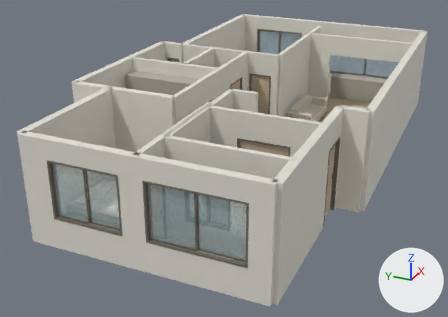
The glTF model examples/floorplan-02/output/space-detailed.gltf: old version first, new version second.
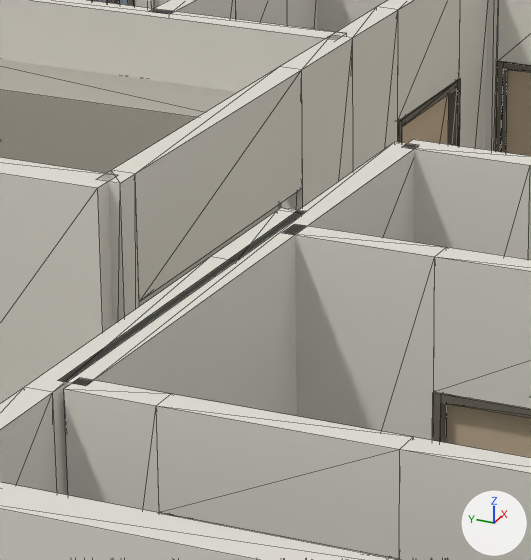
Each version is shown whole from a 50 mm camera at (-9.87, -2.55, 8.07) aimed at (6.16, 4.66, 0.05), then close up on the part from 34% to 57% of the width and 19% to 54% of the height. The lights are fixed; the arrows at lower right show +X, +Y and +Z. The last two pictures show the newer version. The close-ups show mesh edges as thin lines. Where no turn or scale is listed for an object, it has been applied to the vertices. Vertices at exactly the same position are counted once.

The first close-up shows 'bath2_east:0:0', 'bath2_east:1:1', 'bath2_north:0:0', 'bath2_west:0:0', 'bath2_west:1:1', 'bath2_west:2:0', 'bed_a_south:2:0', 'bed_a_south:3:1', 'entry_cabinet_return:0:0', 'study_bath:0:0', 'study_cabinet', 'study_south:1:1', 'study_west:2:0', 'west:3:1' and 27 more.
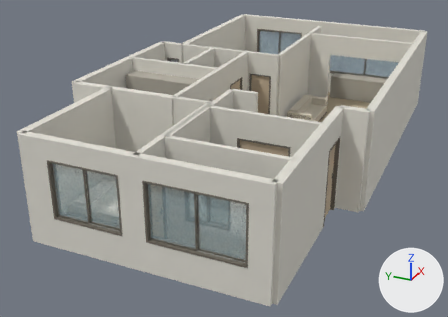
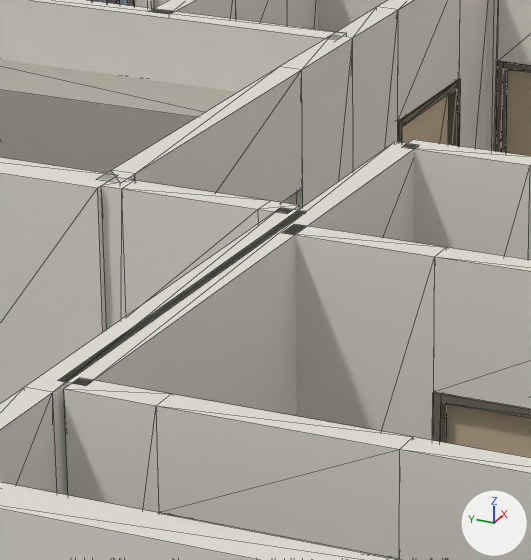
Boxes (x1, y1, x2, y2) around the edits, measured in the close-ups (531 x 560 px):
'study_cabinet', reshaped: before (0, 59, 281, 306); after (0, 59, 238, 173)
'bed_a_south:3:1', moved, turned, rescaled: before (211, 210, 302, 261); after (122, 181, 270, 316)
'bed_a_south:2:0', moved, rescaled: before (25, 257, 234, 495); after (25, 208, 306, 495)
'bed_a_entry_wall:2:0', added: after (101, 177, 135, 329)
'study_south:0:0', unchanged, covered by the edit: before (99, 170, 139, 325); after (99, 170, 135, 183)

What changed in the scene script:
```text
Change mat_material_62:
    mat_material_62.base_color: (0.482, 0.465, 0.394) -> (0.767, 0.745, 0.673)  # grey #b8b6a8 -> light grey #e3e0d6
Change me_mesh_62:
    used by ob_bed_a_base; parent = ob_metres_z_up_to_y_up; location = (1.99, -0.125, 5.822); scale = (1.65, 0.25, 2.0)
    remove me_mesh_62.from_pydata(...)  # 8 vertices, 12 faces; spans x -0.5..0.5, y -0.5..0.5, z -0.5..0.5
    add me_mesh_62.from_pydata(...)  # 8 vertices, 12 faces; spans x -0.07..0.07, y -0.059..0.059, z -1.4..1.4
    me_mesh_62 part 1
    me_mesh_62.vertices[0].co: (-0.5, 0.5, -0.5) -> (0.07, -0.059, -1.4)
    me_mesh_62.vertices[1].co: (0.5, 0.5, 0.5) -> (-0.07, 0.059, -1.4)
    me_mesh_62.vertices[2].co: (0.5, 0.5, -0.5) -> (0.07, 0.059, -1.4)
    me_mesh_62.vertices[3].co: (-0.5, 0.5, 0.5) -> (-0.07, -0.059, -1.4)
    me_mesh_62.vertices[4].co: (-0.5, -0.5, -0.5) -> (0.07, -0.059, 1.4)
    me_mesh_62.vertices[5].co: (0.5, -0.5, -0.5) -> (0.07, 0.059, 1.4)
    me_mesh_62.vertices[6].co: (0.5, -0.5, 0.5) -> (-0.07, 0.059, 1.4)
    me_mesh_62.vertices[7].co: (-0.5, -0.5, 0.5) -> (-0.07, -0.059, 1.4)
Change ob_bed_a_south_2_0:
    ob_bed_a_south_2_0.location: (1.99, -1.4, 3.935) -> (2.378, -1.4, 3.935)
    ob_bed_a_south_2_0.scale: (1.78, 2.8, 0.14) -> (2.56, 2.8, 0.14)
Change ob_bed_a_south_3_1:
    ob_bed_a_south_3_1.location: (3.247, -2.45, 3.935) -> (3.656, -2.45, 4.479)
    ob_bed_a_south_3_1.rotation_euler: (0.0, 0.0, 0.0) -> (0.0, -1.571, 0.0)  # degrees (0, 0, 0) -> degrees (0, -90, 0)
    ob_bed_a_south_3_1.scale: (0.737, 0.7, 0.14) -> (0.768, 0.7, 0.14)
Change ob_study_cabinet:
    ob_study_cabinet: bpy.data.objects.new('study_cabinet', me_mesh_95) -> bpy.data.objects.new('study_cabinet', me_mesh_96)
Add ob_bed_a_entry_wall_2_0:
    ob_bed_a_entry_wall_2_0 = bpy.data.objects.new('bed_a_entry_wall:2:0', me_mesh_62)
    ob_bed_a_entry_wall_2_0.location = (3.656, 4.921, 1.4)
```
